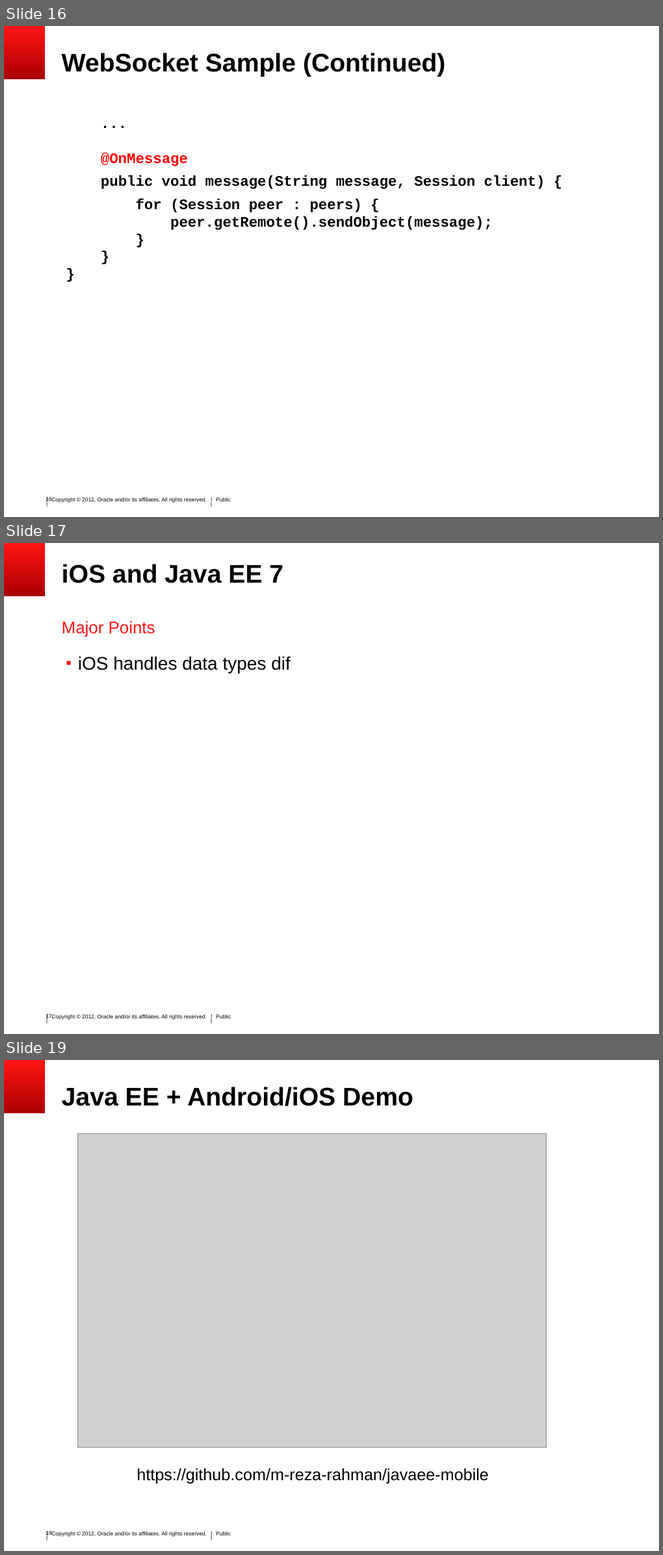
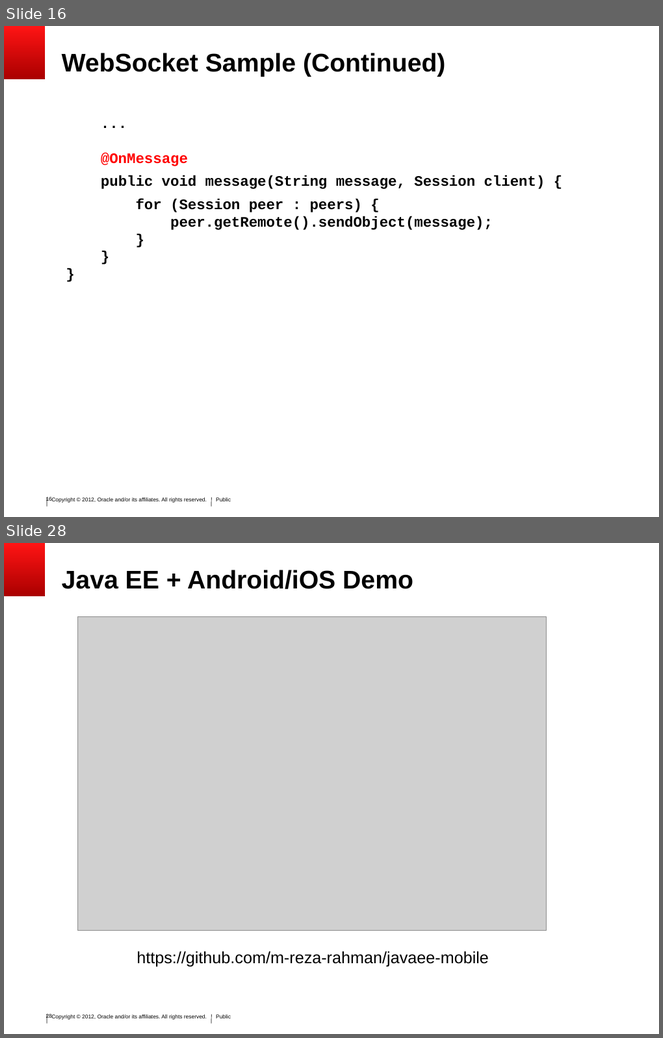
Before and after one commit to SoryBalde/javaee-mobile, a slide deck: javaee_mobile.ppt. Shown one above the other, each under a label of ours: slides 16, 17 and 19 before the commit, slides 16 and 28 after it; the slides between them are not shown. The pictures are 663x1555 and 663x1038 pixels, drawn with LibreOffice and Linux fonts; fonts in the diff are those of the drawing; grey boxes stand for pictures; background and template pictures are left out. Boxes give left, top, right and bottom in pixels: in the first picture for what was removed or moved away, otherwise in the second. Text is boxed around its words. In the diff, an @@ line names an element or a change of style, - is before the commit and + after.

```diff
--- a/javaee_mobile.ppt
+++ b/javaee_mobile.ppt
@@ slide 17 removed at (4,543,659,1034), background #FFFFFF; not listed: 6 template elements that a slide beside it also shows @@
@@ title removed at (62,564,284,583) @@
-iOS and Java EE 7
@@ text removed at (62,621,155,637) @@
-Major Points
@@ text removed at (78,656,291,673) @@
-▪ iOS handles data types dif
@@ what was slide 19 is now slide 28 @@
@@ page number at (46,1014,52,1019): text changed @@
-19
+28
```
Also in this commit, not shown: 12 slides added, 1 other slide removed.
